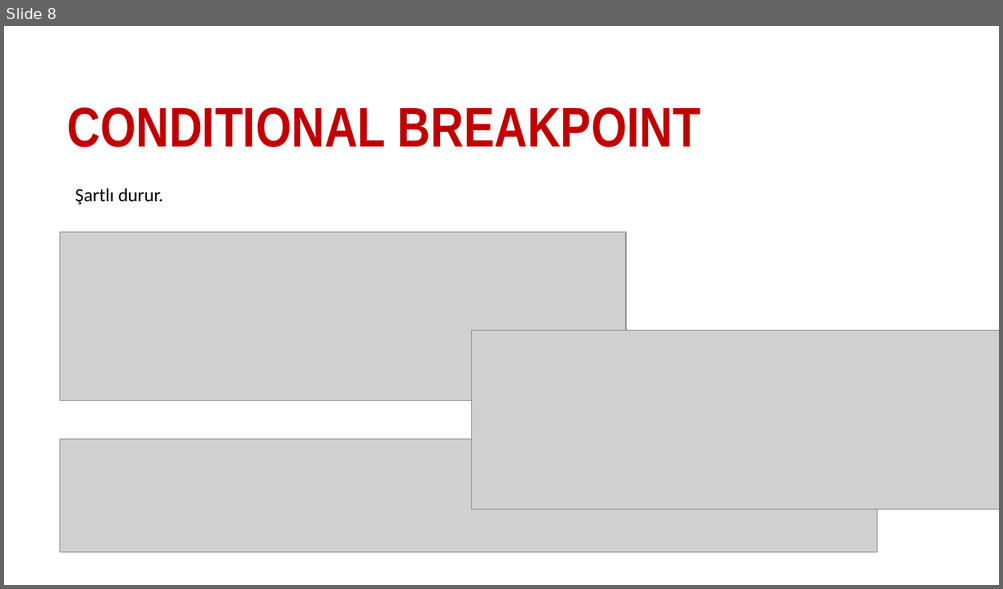
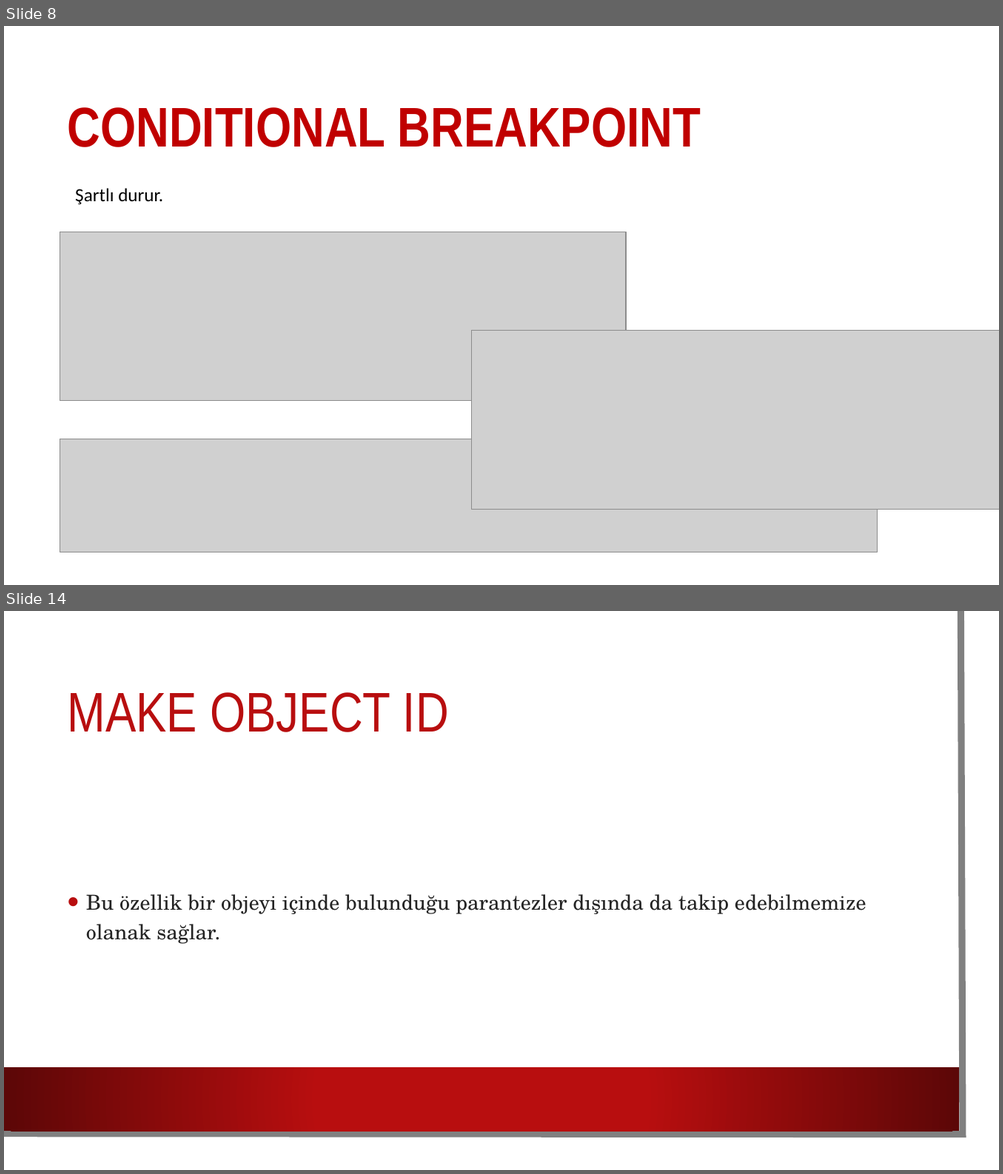
Before and after one commit to sametozalp/staj, a slide deck: debug.pptx. Shown one above the other, each under a label of ours: slide 8 before the commit, slides 8 and 14 after it; the slides between them are not shown. The pictures are 1003x589 and 1003x1174 pixels, drawn with LibreOffice and Linux fonts; fonts in the diff are those of the drawing; grey boxes stand for pictures; background and template pictures are left out. Boxes give left, top, right and bottom in pixels: in the first picture for what was removed or moved away, otherwise in the second. Text is boxed around its words. In the diff, an @@ line names an element or a change of style, - is before the commit and + after.

```diff
--- a/debug.pptx
+++ b/debug.pptx
@@ slide 14 added at <box>4,611,999,1170</box>, background picture (left out) @@
@@ rectangle added at <box>4,611,982,1153</box>, fill #FFFFFF @@
@@ freeform shape added at <box>4,611,963,1135</box>, outline #808080 6.5 pt @@
@@ title added at <box>68,692,449,732</box>, 54 pt, text #B80E0F @@
+MAKE OBJECT ID
@@ text added at <box>86,894,866,944</box>, 20 pt, text #242424 @@
+• Bu özellik bir objeyi içinde bulunduğu parantezler dışında da takip edebilmemize olanak sağlar.
@@ rectangle added at <box>4,1068,959,1131</box>, fill gradient #B80E0F to #5C0707 @@
```
Also in this commit, not shown: 1 slide changed, 10 other slides added, 20 other files.
